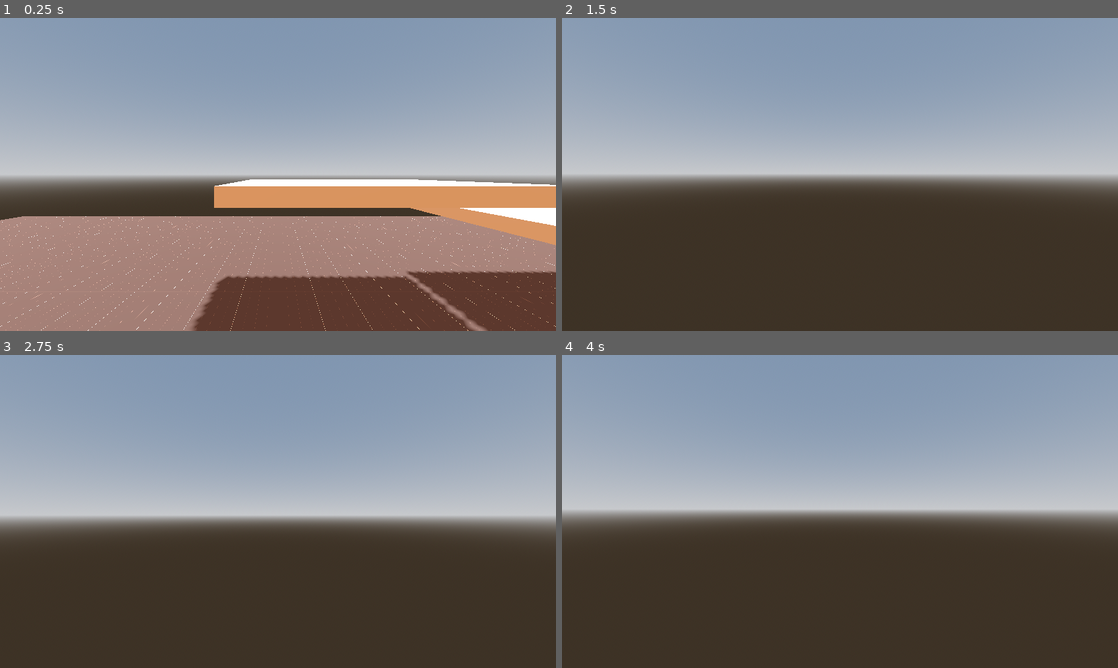
Above: before the commit, frames 1-4 (two rows, left to right).
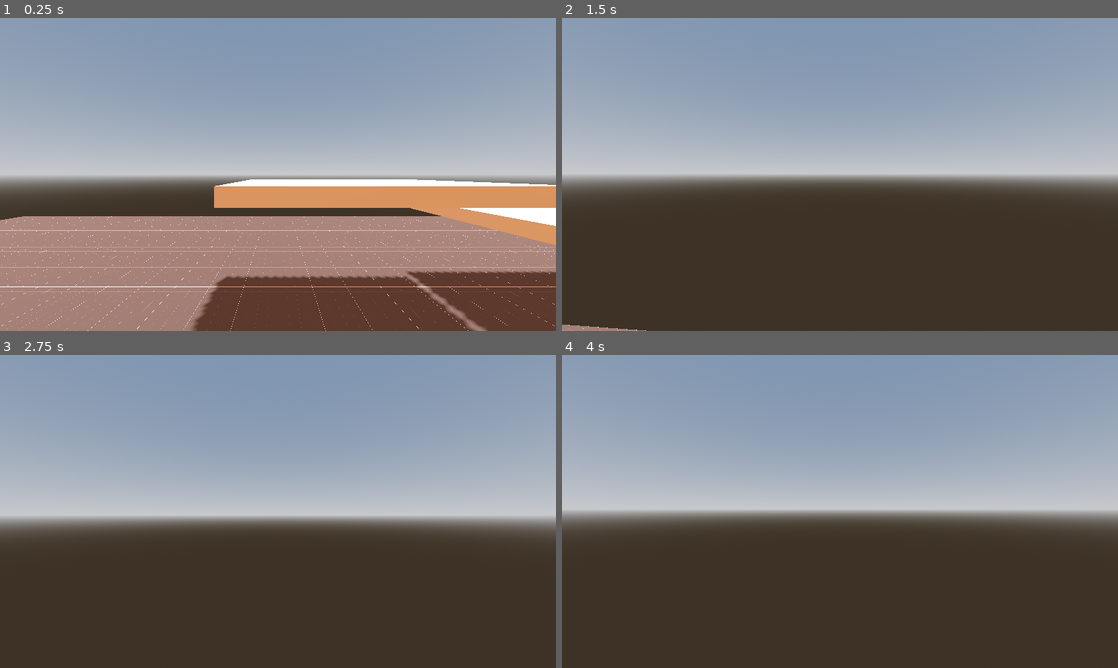
Above: after the commit, the same moments.

Repository: BananaHolograma/godot-personal-template
Game: Godot game, scene res://scenes/test/playground.tscn
Two runs of this game, one before a commit and one after it. Both use one fixed random seed, a clock stepped at 60 frames per second and the inputs below. The project has no main scene, so this scene is started directly.
Inputs (mouse positions are in pixels of both pictures, inside the frame that each line leads up to):
- Up to frame 1 (0.25 s): no input
- Up to frame 2 (1.5 s): tap Enter at 0.5 s; move the mouse to (867, 174) at 0.52 s; hold Up (ui_up) from 0.53 s (still down); tap Space (jump) at 0.6, 0.77, 1.07 s; move the mouse to (812, 174) at 1.27 s; tap Shift (crawl) at 1.35 s
- Up to frame 3 (2.75 s): keep holding Up (ui_up); tap Space (jump) at 1.52, 1.55, 1.82, 2.3 s; move the mouse to (289, 505) at 2.02 s; hold Ctrl (crouch) from 2.03 s (still down)
- Up to frame 4 (4 s): keep holding Up (ui_up); tap Space (jump) at 2.75, 3.02, 3.05, 3.32, 3.77, 3.8 s; move the mouse to (834, 517) at 2.77 s; release Ctrl (crouch) at 2.78 s; tap E (interact) at 2.85 s; tap Enter at 3.5 s; move the mouse to (878, 514) at 3.52 s; right-click (878, 514) at 3.6 s

The runs differ from the first frame. In frame 1, 1.7% of the frame differs, in the area x 0-100%, y 51-100%; in frame 2, 0.2%; in frame 3, less than 0.1%; in frame 4, less than 0.1%.

Commit message:
falling state, corrected smooth camera jitter

Diff:
--- a/components/movement/first-person/first_person_controller.gd
+++ b/components/movement/first-person/first_person_controller.gd
@@ -29,7 +29,8 @@
 @export var mouse_sensitivity := 3.0
 ## The limit where the camera can rotate relative to x-axis(up-down), by default it's 90 degrees or PI / 2
 @export var camera_rotation_limit := PI / 2
-
+## How smooth the jitter fix is applied to the camera movement
+@export var camera_jitter_smoothing := 18
 
 ## Enable head bobbing for this FPS
 @export_group("Head bobbing")
@@ -70,10 +71,22 @@
 	finite_state_machine.state_changed.connect(on_state_changed)
 
 
-func _physics_process(delta):
+func _physics_process(delta: float):
 	head_bobbing(delta)
 	camera_fov(delta)
 	swing_head()
+
+	if velocity.y > 0:
+		smooth_camera_jitter(delta)
+
+
+func smooth_camera_jitter(delta: float):
+	eyes.global_position.x = head.global_position.x
+	eyes.global_position.y = lerpf(eyes.global_position.y, head.global_position.y, camera_jitter_smoothing * delta)
+	eyes.global_position.z = head.global_position.z
+
+	# Limit how far camera can lag behind its desired position
+	eyes.global_position.y = clampf(eyes.global_position.y, -head.global_position.y - 1, head.global_position.y + 1)
 
 
 func rotate_camera(relative_x: float, relative_y: float):
@@ -143,10 +156,10 @@
 func lock_player(lock : bool) -> void:
 	if lock:
 		locked = true
-		#finite_state_machine.lock_state_machine()
+		finite_state_machine.lock_state_machine()
 	else:
 		locked = false
-		#finite_state_machine.unlock_state_machine()
+		finite_state_machine.unlock_state_machine()
 
 
 func _switch_mouse_mode() -> void:
--- a/components/movement/first-person/first_person_controller.tscn
+++ b/components/movement/first-person/first_person_controller.tscn
@@ -11,6 +11,7 @@
 [ext_resource type="Script" path="res://components/movement/first-person/states/crawl.gd" id="6_1ugdw"]
 [ext_resource type="Script" path="res://components/movement/first-person/states/slide.gd" id="6_d52pe"]
 [ext_resource type="Script" path="res://components/movement/first-person/states/jump.gd" id="7_4n1os"]
+[ext_resource type="Script" path="res://components/movement/first-person/states/fall.gd" id="12_i7g2d"]
 
 [sub_resource type="Animation" id="Animation_p3lw6"]
 length = 0.001
@@ -225,13 +226,9 @@
 [node name="Jump" type="Node" parent="FiniteStateMachine"]
 script = ExtResource("7_4n1os")
 air_control_speed = 7.5
-jump_times = null
 jump_height = 3.0
 jump_time_to_peak = 0.4
 jump_time_to_fall = 0.55
-override_jump_gravity = null
-override_fall_gravity = null
-gravity = null
-gravity_active = null
-fall_velocity_limit = null
-friction = null
+
+[node name="Fall" type="Node" parent="FiniteStateMachine"]
+script = ExtResource("12_i7g2d")
--- a/components/movement/first-person/states/crouch.gd
+++ b/components/movement/first-person/states/crouch.gd
@@ -23,6 +23,10 @@
 
 	move(speed)
 
+	stair_step_up()
+
 	FSM.actor.move_and_slide()
 
+	stair_step_down()
+
 	detect_crawl()
--- /dev/null
+++ b/components/movement/first-person/states/fall.gd
@@ -0,0 +1,15 @@
+class_name Fall extends Motion
+
+
+func physics_update(delta: float):
+	super.physics_update(delta)
+
+	if not was_grounded and is_grounded:
+		if transformed_input.input_direction.is_zero_approx():
+			state_finished.emit("Idle", {})
+		else:
+			state_finished.emit("Walk", {})
+
+	move(2.0)
+
+	FSM.actor.move_and_slide()
--- a/components/movement/first-person/states/jump.gd
+++ b/components/movement/first-person/states/jump.gd
@@ -1,5 +1,6 @@
 class_name JumpFirstPerson extends Motion
 
+@export var velocity_barrier_to_fall := -15
 @export var air_control_speed := 2.5
 ## The times this actor can jump
 @export var jump_times := 1
@@ -56,6 +57,9 @@
 		else:
 			FSM.actor.velocity.y -= fall_gravity * delta
 
+			if velocity_barrier_to_fall < 0 and FSM.actor.velocity.y < velocity_barrier_to_fall:
+				state_finished.emit("Fall", {})
+
 	FSM.actor.velocity.x = lerp(FSM.actor.velocity.x, transformed_input.world_coordinate_space_direction.x * air_control_speed, delta)
 	FSM.actor.velocity.z = lerp(FSM.actor.velocity.z, transformed_input.world_coordinate_space_direction.z * air_control_speed, delta)
 
--- a/components/movement/first-person/states/motion.gd
+++ b/components/movement/first-person/states/motion.gd
@@ -5,7 +5,7 @@
 
 @export_group("Gravity")
 ## The world gravity that it`s being applied to objects
-@export var gravity: float = 30.0
+@export var gravity: float = 60.0
 ## Enable or disable the gravity
 @export var gravity_active := true:
 	set(value):
@@ -23,15 +23,45 @@
 ## The friction value for decelerate motion
 @export var friction: float = 7.0
 
+@export_group("Stair stepping")
+## Define if the behaviour to step & down stairs it's enabled
+@export var stair_stepping_enabled := true
+## Maximum height in meters the player can step up.
+@export var max_step_up := 0.5
+## Maximum height in meters the player can step down.
+@export var max_step_down := -0.5
+## Shortcut for converting vectors to vertical
+@export var vertical := Vector3(0, 1, 0)
+## Shortcut for converting vectors to horizontal
+@export var horizontal := Vector3(1, 0, 1)
+
+
 @onready var animation_player: AnimationPlayer = owner.get_node("AnimationPlayer")
 
 var transformed_input := TransformedInput.new()
 
+var is_grounded := true
+var was_grounded := true
+
+var stair_stepping := false
+
+
 func physics_update(delta: float):
+	was_grounded = is_grounded
+	is_grounded = FSM.actor.is_on_floor()
+
 	transformed_input.update_input_direction(FSM.actor as FirstPersonController)
 
 	if gravity_active and not FSM.actor.is_on_floor() and not FSM.current_state_name_is("Jump"):
 		FSM.actor.velocity.y -= gravity * delta
+
+	if is_falling() and not stair_stepping:
+		state_finished.emit("Fall", {})
+		return
+#
+
+func is_falling() -> bool:
+	return FSM.actor.velocity.y < 0 and was_grounded and not is_grounded and not FSM.current_state_name_is("Fall")
 
 
 func move(speed: float, delta: float = get_physics_process_delta_time()):
@@ -46,6 +76,110 @@
 		FSM.actor.velocity.z = lerp(FSM.actor.velocity.z, world_coordinate_space_direction.z * speed, delta * friction)
 
 
+func stair_step_up():
+	if not stair_stepping_enabled:
+		return
+
+	stair_stepping = false
+
+	if transformed_input.world_coordinate_space_direction.is_zero_approx():
+		return
+
+	var body_test_params := PhysicsTestMotionParameters3D.new()
+	var body_test_result := PhysicsTestMotionResult3D.new()
+	var test_transform = FSM.actor.global_transform	 ## Storing current global_transform for testing
+	var distance = transformed_input.world_coordinate_space_direction * 0.1	## Distance forward we want to check
+
+	body_test_params.from =  FSM.actor.global_transform ## Self as origin point
+	body_test_params.motion = distance ## Go forward by current distance
+
+	# Pre-check: Are we colliding?
+	if not PhysicsServer3D.body_test_motion(FSM.actor.get_rid(), body_test_params, body_test_result):
+		return
+
+	## 1- Move test transform to collision location
+	var remainder = body_test_result.get_remainder() ## Get remainder from collision
+	test_transform = test_transform.translated(body_test_result.get_travel()) ## Move test_transform by distance traveled before collision
+
+	## 2. Move test_transform up to ceiling (if any)
+	var step_up = max_step_up * vertical
+
+	body_test_params.from = test_transform
+	body_test_params.motion = step_up
+
+	PhysicsServer3D.body_test_motion(FSM.actor.get_rid(), body_test_params, body_test_result)
+	test_transform = test_transform.translated(body_test_result.get_travel())
+
+	## 3. Move test_transform forward by remaining distance
+	body_test_params.from = test_transform
+	body_test_params.motion = remainder
+	PhysicsServer3D.body_test_motion(FSM.actor.get_rid(), body_test_params, body_test_result)
+	test_transform = test_transform.translated(body_test_result.get_travel())
+
+
+	## 3.5 Project remaining along wall normal (if any). So you can walk into wall and up a step
+	if body_test_result.get_collision_count() != 0:
+		remainder = body_test_result.get_remainder().length()
+
+		### Uh, there may be a better way to calculate this in Godot.
+		var wall_normal = body_test_result.get_collision_normal()
+		var dot_div_mag = transformed_input.world_coordinate_space_direction.dot(wall_normal) / (wall_normal * wall_normal).length()
+		var projected_vector = (transformed_input.world_coordinate_space_direction - dot_div_mag * wall_normal).normalized()
+
+		body_test_params.from = test_transform
+		body_test_params.motion = remainder * projected_vector
+		PhysicsServer3D.body_test_motion(FSM.actor.get_rid(), body_test_params, body_test_result)
+		test_transform = test_transform.translated(body_test_result.get_travel())
+
+	## 4. Move test_transform down onto step
+	body_test_params.from = test_transform
+	body_test_params.motion = max_step_up * -vertical
+
+	## Return if no collision
+	if not PhysicsServer3D.body_test_motion(FSM.actor.get_rid(), body_test_params, body_test_result):
+		return
+
+	test_transform = test_transform.translated(body_test_result.get_travel())
+
+	## 5. Check floor normal for un-walkable slope
+	var surface_normal = body_test_result.get_collision_normal()
+	var temp_floor_max_angle = FSM.actor.floor_max_angle + deg_to_rad(20)
+
+	if (snappedf(surface_normal.angle_to(vertical), 0.001) > temp_floor_max_angle):
+		return
+
+	stair_stepping = true
+	# 6. Move player up
+	var global_pos = FSM.actor.global_position
+	#var step_up_dist = test_transform.origin.y - global_pos.y
+
+	global_pos.y = test_transform.origin.y
+	FSM.actor.global_position = global_pos
+
+
+func stair_step_down():
+	if not stair_stepping_enabled:
+		return
+
+	stair_stepping = false
+
+	if FSM.actor.velocity.y <= 0 and was_grounded:
+		## Initialize body test variables
+		var body_test_result = PhysicsTestMotionResult3D.new()
+		var body_test_params = PhysicsTestMotionParameters3D.new()
+
+		body_test_params.from = FSM.actor.global_transform ## We get the player's current global_transform
+		body_test_params.motion = Vector3(0, max_step_down, 0) ## We project the player downward
+
+		if PhysicsServer3D.body_test_motion(FSM.actor.get_rid(), body_test_params, body_test_result):
+			stair_stepping = true
+			# Enters if a collision is detected by body_test_motion
+			# Get distance to step and move player downward by that much
+			FSM.actor.position.y += body_test_result.get_travel().y
+			FSM.actor.apply_floor_snap()
+			is_grounded = true
+
+
 func detect_jump():
 	if Input.is_action_just_pressed("jump") and FSM.actor.is_on_floor() and FSM.actor.JUMP:
 		state_finished.emit("Jump", {})
@@ -67,7 +201,6 @@
 
 func disable_gravity():
 	gravity_active = false
-
 
 
 class TransformedInput:
--- a/components/movement/first-person/states/run.gd
+++ b/components/movement/first-person/states/run.gd
@@ -36,7 +36,11 @@
 
 	detect_jump()
 
+	stair_step_up()
+
 	FSM.actor.move_and_slide()
+
+	stair_step_down()
 
 
 func _create_speed_timer() -> void:
--- a/components/movement/first-person/states/walk.gd
+++ b/components/movement/first-person/states/walk.gd
@@ -28,7 +28,11 @@
 		state_finished.emit("Run", {})
 		return
 
+	stair_step_up()
+
 	FSM.actor.move_and_slide()
+
+	stair_step_down()
 
 	detect_jump()
 	detect_crouch()
Not shown: 1 places in components/movement/first-person/first_person_controller.tscn that only renumber resources
